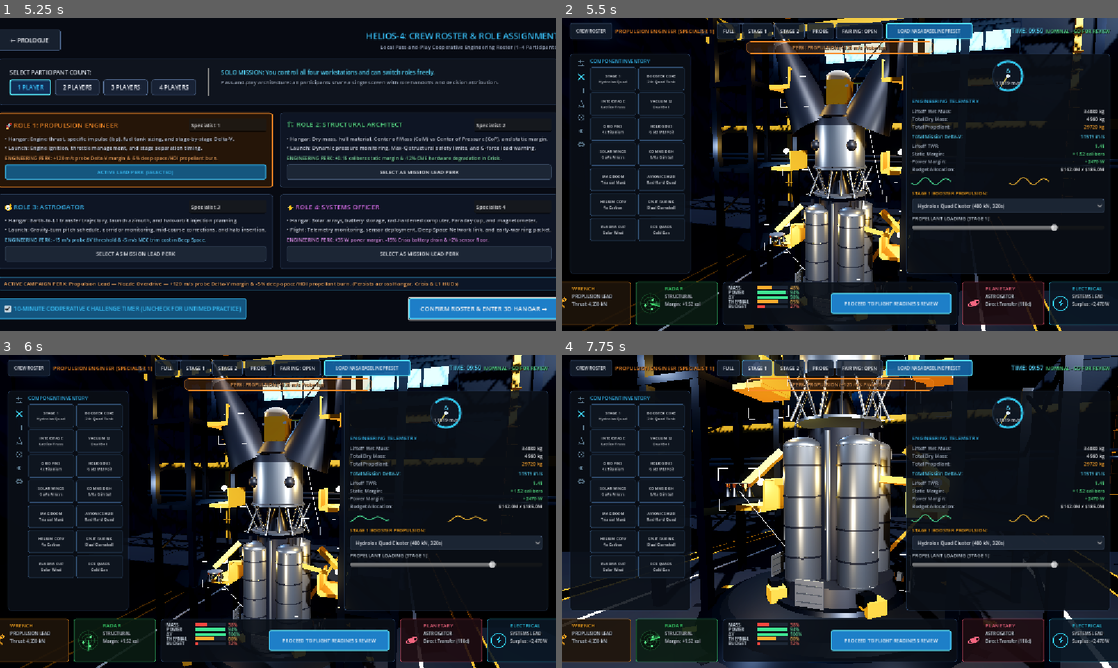
Above: before the commit, frames 1-4 (two rows, left to right).
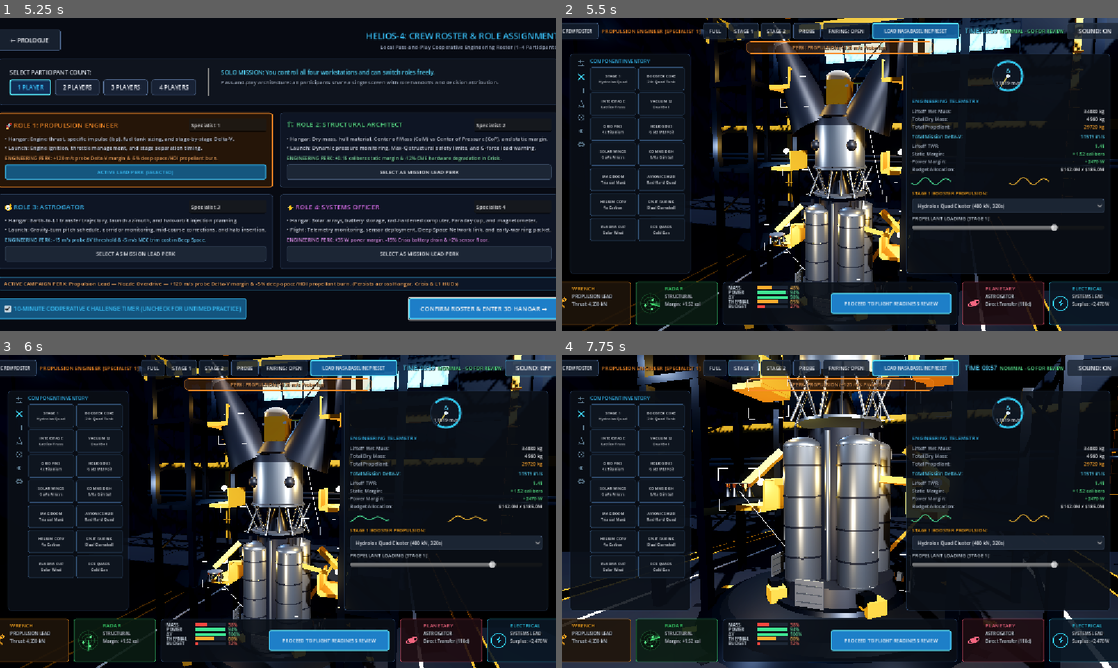
Above: after the commit, the same moments.

Repository: mohammedomarworks/margin-space-mission-game
Game: Godot game, scene res://margin/scenes/main_menu.tscn
Same seed, same stepped clock (60 frames per second), same inputs: the game is played once before the commit and once after it.
Inputs (mouse positions are in pixels of both pictures, inside the frame that each line leads up to):
- Up to frame 1 (5.25 s): click "> 1. NEW CAMPAIGN (HELIOS-4)" at 0.5 s; click "← MAIN MENU" at 1.25 s; click "> 1. NEW CAMPAIGN (HELIOS-4)" at 2 s; click "DONKI REFERENCE CATALOGUE" at 2.75 s; click "ASSIGN 4-OFFICER TEAM →" at 3.5 s; click "✕" at 4.25 s; tap Enter at 5 s; move the mouse to (400, 158) at 5.02 s; hold Right (ui_right) from 5.03 s (still down); tap C at 5.1 s; click (400, 158) at 5.17 s
- Up to frame 2 (5.5 s): keep holding Right (ui_right); tap Space at 5.27 s
- Up to frame 3 (6 s): release Right (ui_right) at 5.75 s; click (533, 367) at 5.75 s, where only the run after the commit has a clickable "SOUND: ON"
- Up to frame 4 (7.75 s): click (1095, 367) at 6.5 s, where only the run after the commit has a clickable "SOUND: OFF"; click "STAGE 1" at 7.25 s

Frame 1 is identical in both runs. In frame 2, 2.0% of the frame differs, in the area x 0-100%, y 1-8%; in frame 3, 1.8%; in frame 4, 2.1%.

Commit message:
feat(audio): Phase 1 procedural WebGL sound engine with Sfx forwarder
- sound_manager.gd: AudioStreamGenerator synth, zero external assets
- UI/hangar ticks, hydraulic clunks, margin warning buzzer
- Countdown beeps, throttle+density-scaled engine roar, MECO/staging/fairing thumps
- Deep-space drone, RCS hiss, radar ping, CME klaxon, victory/failure stings
- Sfx static forwarder so headless --script test suites compile without autoloads
- [SOUND: ON/OFF] toggle attached to TopBar in every scene

Co-authored-by: Perch <agent@perchai.app>
Made-with: Perch

Diff:
--- a/margin/scripts/helios4_debrief_controller.gd
+++ b/margin/scripts/helios4_debrief_controller.gd
@@ -27,6 +27,10 @@
 	theme = MarginTheme.get_theme()
 	_calculate_debrief_score()
 	_populate_ui()
+	if is_success:
+		Sfx.victory_fanfare()
+	else:
+		Sfx.failure_powerdown()
 
 	save_btn.pressed.connect(_on_save_and_complete_pressed)
 	replay_btn.pressed.connect(_on_replay_pressed)
--- a/margin/scripts/helios4_deep_space_controller.gd
+++ b/margin/scripts/helios4_deep_space_controller.gd
@@ -342,6 +342,8 @@
 	_update_telemetry_ui()
 	if transfer_ui:
 		MarginTheme.apply_interactive_polish(transfer_ui)
+		Sfx.attach_hud_toggle(transfer_ui)
+	Sfx.start_space_ambient()
 	if current_subphase == SubPhase.SOLAR_CRISIS_ALERT:
 		_sync_crisis_mode_attitude()
 		_trigger_auto_warp_drop("SOLAR CME DETECTED", Color(0.98, 0.35, 0.20))
@@ -960,6 +962,7 @@
 
 func _enter_solar_crisis() -> void:
 	current_subphase = SubPhase.SOLAR_CRISIS_ALERT
+	Sfx.start_klaxon()
 	_trigger_auto_warp_drop("SOLAR CME DETECTED", Color(0.98, 0.35, 0.18))
 	_set_camera_mode(CamMode.CRISIS_TACTICAL)
 	_sync_crisis_mode_attitude()
@@ -995,6 +998,8 @@
 		equipment_degradation_pct += thermal_overtemp_damage_pct
 		if tactical_crisis_panel:
 			tactical_crisis_panel.visible = false
+		Sfx.stop_klaxon()
+		Sfx.success_chime()
 		_show_advisory("★ SOLAR STORM SUBSIDED: Proton flux below hazard limit. Begin spacecraft recovery.")
 		_update_flight_guidance()
 
@@ -1275,6 +1280,7 @@
 			crisis_choice_comms = option_idx
 			_highlight_choice_btns([btn_comm_opt1, btn_comm_opt2, btn_comm_opt3], option_idx)
 			_sync_crisis_mode_attitude()
+	Sfx.ui_click()
 	_update_telemetry_ui()
 
 func _highlight_choice_btns(btns: Array, active_idx: int) -> void:
--- a/margin/scripts/helios4_hangar_controller.gd
+++ b/margin/scripts/helios4_hangar_controller.gd
@@ -66,6 +66,7 @@
 	_recalculate_and_refresh_ui()
 	if hangar_ui:
 		MarginTheme.apply_interactive_polish(hangar_ui)
+		Sfx.attach_hud_toggle(hangar_ui)
 
 	# Print UI coordinates for automated QA and CDP browser verification
 	get_tree().process_frame.connect(func():
@@ -200,6 +201,7 @@
 
 func _select_component(comp_id: String) -> void:
 	active_component_id = comp_id
+	Sfx.part_attach()
 	print("[Hangar] Selected component: ", comp_id)
 
 	# Update visual highlights on inventory buttons
--- a/margin/scripts/helios4_l1_arrival_controller.gd
+++ b/margin/scripts/helios4_l1_arrival_controller.gd
@@ -242,6 +242,8 @@
 	_load_subphase(current_phase)
 	if arrival_ui:
 		MarginTheme.apply_interactive_polish(arrival_ui)
+		Sfx.attach_hud_toggle(arrival_ui)
+	Sfx.start_space_ambient()
 
 	get_tree().process_frame.connect(func():
 		if action_btn: print("[L1Arrival] CommissionActionBtn center: ", action_btn.get_global_rect().get_center())
@@ -871,6 +873,7 @@
 
 func _load_subphase(phase: SubPhase) -> void:
 	current_phase = phase
+	Sfx.radar_ping()
 
 	match phase:
 		SubPhase.STAGE_A_APPROACH_NAVIGATION:
--- a/margin/scripts/helios4_launch_controller.gd
+++ b/margin/scripts/helios4_launch_controller.gd
@@ -115,6 +115,7 @@
 var pitch_deg: float = 90.0 # 90 = vertical, 0 = horizontal
 var flight_time_s: float = 0.0
 var countdown_s: float = 10.0
+var _last_countdown_sec: int = -1
 var downrange_m: float = 0.0
 
 var s1_fuel_kg: float = 24000.0
@@ -203,6 +204,7 @@
 	_build_callout_banner()
 	if launch_ui:
 		MarginTheme.apply_interactive_polish(launch_ui)
+		Sfx.attach_hud_toggle(launch_ui)
 
 	_init_flight_parameters()
 	_build_launch_environment()
@@ -1628,6 +1630,10 @@
 	if current_phase == FlightPhase.COUNTDOWN:
 		if not countdown_paused:
 			countdown_s -= delta
+			var cd_sec: int = int(ceil(countdown_s))
+			if cd_sec != _last_countdown_sec and cd_sec >= 0:
+				_last_countdown_sec = cd_sec
+				Sfx.countdown_beep(cd_sec <= 3)
 			if countdown_s <= 3.0 and pad_steam_emitter and not pad_steam_emitter.emitting:
 				pad_steam_emitter.emitting = true
 			if countdown_s <= 0.0:
@@ -1639,6 +1645,9 @@
 
 	flight_time_s += delta
 	_update_flight_physics(delta)
+	if current_phase == FlightPhase.ASCENT_STAGE1 or current_phase == FlightPhase.MAX_Q_CORRIDOR or current_phase == FlightPhase.ASCENT_STAGE2:
+		var roar_density: float = clampf(exp(-altitude_m / SCALE_HEIGHT_M), 0.0, 1.0) if altitude_m < 85000.0 else 0.0
+		Sfx.set_engine_level(throttle, roar_density)
 	_update_3d_visuals(delta)
 	_update_ui()
 	_check_phase_transitions()
@@ -1673,6 +1682,8 @@
 		return
 
 	current_phase = FlightPhase.ASCENT_STAGE1
+	Sfx.thump(1.2)
+	Sfx.start_engine_roar()
 	print("[Launch] LIFTOFF OF HELIOS-4! Clamps released. Tower clearance nominal.")
 
 	# Release mechanical hold-down clamps
@@ -1747,6 +1758,7 @@
 			thrust_n = 0.0
 			if plume_smoke_emitter: plume_smoke_emitter.emitting = false
 			_tween_plume_node(main_plumes_node, false, Vector3.ONE, 0.35)
+			Sfx.meco()
 			_show_callout_banner("MECO — STAGE 1 ENGINE CUTOFF • READY FOR SEPARATION [SPACE]", Color(0.98, 0.82, 0.22), 3.6)
 			if not _user_manually_selected_cam:
 				_set_camera_mode(CameraMode.SEPARATION)
@@ -1830,6 +1842,8 @@
 		_tween_plume_node(vacuum_plume_node, false, Vector3.ONE, 0.45)
 		if not _orbit_banner_shown:
 			_orbit_banner_shown = true
+			Sfx.stop_engine_roar()
+			Sfx.success_chime()
 			_show_callout_banner("ORBITAL INSERTION CONFIRMED — 185 KM PARKING ORBIT REACHED", Color(0.35, 0.95, 0.55), 4.0)
 		if not _user_manually_selected_cam:
 			_set_camera_mode(CameraMode.ORBITAL)
@@ -1873,6 +1887,7 @@
 	# Smoothly transition atmospheric -> Stage 2 vacuum engine exhaust
 	_tween_plume_node(main_plumes_node, false, Vector3.ONE, 0.25)
 	_tween_plume_node(vacuum_plume_node, true, Vector3(0.95, 0.88, 0.95), 0.45)
+	Sfx.thump(1.1)
 	_show_callout_banner("STAGE 1 SEPARATED — STAGE 2 VACUUM ENGINE IGNITION", Color(0.35, 0.90, 1.0), 3.4)
 
 	print("[Launch] STAGE SEPARATION CONFIRMED! Stage 1 booster discarded. Stage 2 vacuum engine ignition.")
@@ -1904,6 +1919,7 @@
 	# Expand Stage 2 exhaust bell smoothly into exospheric vacuum
 	if stage1_separated and not orbit_achieved:
 		_tween_plume_node(vacuum_plume_node, true, Vector3(1.28, 1.18, 1.28), 0.55)
+	Sfx.thump(0.75)
 	_show_callout_banner("FAIRING JETTISONED — HELIOS-4 EXPOSED TO EXOSPHERIC VACUUM", Color(0.35, 0.95, 0.65), 3.4)
 
 	print("[Launch] FAIRING JETTISON CONFIRMED! HELIOS-4 solar sentinel probe exposed to vacuum.")
@@ -1927,6 +1943,8 @@
 	if main_plumes_node: main_plumes_node.visible = false
 	if vacuum_plume_node: vacuum_plume_node.visible = false
 	if vapor_cone_node: vapor_cone_node.visible = false
+	Sfx.stop_engine_roar()
+	Sfx.failure_powerdown()
 	print("[Launch] *** MISSION ABORT / LAUNCH FAILURE: %s ***" % reason)
 	_show_abort_modal(reason)
 
--- a/margin/scripts/main_menu_controller.gd
+++ b/margin/scripts/main_menu_controller.gd
@@ -15,6 +15,7 @@
 	if menu_ui:
 		menu_ui.theme = MarginTheme.get_theme()
 		MarginTheme.apply_interactive_polish(menu_ui)
+		Sfx.attach_hud_toggle(menu_ui)
 	# Configure default 3D spacecraft for title display
 	var default_cfg = ComponentDatabase.get_default_configuration()
 	# Equip DSCOVR plasma boom if available for title display
@@ -62,6 +63,7 @@
 		continue_btn.tooltip_text = "Start a New Campaign to begin."
 
 func _on_new_campaign_pressed() -> void:
+	Sfx.ui_click()
 	print("[MainMenu] Launching New HELIOS-4 Campaign!")
 	Helios4CampaignData.reset_campaign()
 	Helios4CampaignData.load_stage(Helios4CampaignData.Stage.PROLOGUE, get_tree())
--- /dev/null
+++ b/margin/scripts/sfx.gd
@@ -0,0 +1,66 @@
+class_name Sfx
+extends RefCounted
+
+# ==============================================================================
+# MARGIN — SOUND FORWARDER
+# Controllers call Sfx.* instead of touching the SoundManager autoload directly.
+# Two reasons:
+#   1. `godot --headless --script test.gd` does NOT register autoloads, so a
+#      direct `SoundManager.` reference fails to compile inside test suites.
+#   2. If the autoload is missing for any reason at runtime, audio silently
+#      no-ops instead of taking the scene down.
+# ==============================================================================
+
+static func _mgr() -> Node:
+	var tree := Engine.get_main_loop() as SceneTree
+	if tree == null:
+		return null
+	var root := tree.root
+	if root == null:
+		return null
+	return root.get_node_or_null("SoundManager")
+
+
+static func play(method: String, args: Array = []) -> void:
+	var m := _mgr()
+	if m != null and m.has_method(method):
+		m.callv(method, args)
+
+
+static func call_ret(method: String, args: Array = []) -> Variant:
+	var m := _mgr()
+	if m != null and m.has_method(method):
+		return m.callv(method, args)
+	return null
+
+
+# --- Convenience wrappers used by the scene controllers ---
+
+static func ui_hover() -> void: play("play_ui_hover")
+static func ui_click() -> void: play("play_ui_click")
+static func ui_back() -> void: play("play_ui_back")
+static func part_attach() -> void: play("play_part_attach")
+static func part_detach() -> void: play("play_part_detach")
+static func warning_buzzer() -> void: play("play_warning_buzzer")
+static func success_chime() -> void: play("play_success_chime")
+
+static func countdown_beep(is_final: bool = false) -> void: play("play_countdown_beep", [is_final])
+static func telemetry_tick() -> void: play("play_telemetry_tick")
+static func start_engine_roar() -> void: play("start_engine_roar")
+static func set_engine_level(throttle: float, density: float) -> void:
+	play("set_engine_level", [throttle, density])
+static func stop_engine_roar() -> void: play("stop_engine_roar")
+static func thump(intensity: float = 1.0) -> void: play("play_thump", [intensity])
+static func meco() -> void: play("play_meco")
+
+static func start_space_ambient() -> void: play("start_space_ambient")
+static func stop_space_ambient() -> void: play("stop_space_ambient")
+static func rcs_hiss() -> void: play("play_rcs_hiss")
+static func radar_ping() -> void: play("play_radar_ping")
+static func start_klaxon() -> void: play("start_klaxon")
+static func stop_klaxon() -> void: play("stop_klaxon")
+static func victory_fanfare() -> void: play("play_victory_fanfare")
+static func failure_powerdown() -> void: play("play_failure_powerdown")
+
+static func attach_hud_toggle(root_ui: Control) -> Button:
+	return call_ret("attach_hud_toggle", [root_ui]) as Button
--- /dev/null
+++ b/margin/scripts/sound_manager.gd
@@ -0,0 +1,510 @@
+extends Node
+
+# ==============================================================================
+# MARGIN — PROCEDURAL WEB-SAFE SOUND ENGINE
+# Zero external assets. Every sound is synthesized at runtime into a single
+# AudioStreamGenerator buffer, so it works identically in WebGL, desktop and
+# headless test runs (headless simply produces no audio device).
+#
+# Architecture:
+#   One AudioStreamPlayer + AudioStreamGenerator at 22.05 kHz.
+#   A flat voice list is mixed per-frame in _process() and pushed as
+#   PackedVector2Array frames. Voices are cheap oscillator / filtered-noise
+#   units with ADSR envelopes, so dozens can run at once.
+# ==============================================================================
+
+const MIX_RATE: float = 22050.0
+const BUFFER_LENGTH: float = 0.12
+
+# --- Voice kinds ---
+const KIND_TONE: String = "tone"
+const KIND_NOISE: String = "noise"
+
+var muted: bool = false
+var master_gain: float = 0.85
+
+var _player: AudioStreamPlayer = null
+var _playback: AudioStreamGeneratorPlayback = null
+var _voices: Array = []
+var _engine_voice = null
+var _ambient_voice = null
+var _klaxon_voice = null
+var _available: bool = false
+
+
+class Voice:
+	extends RefCounted
+
+	var kind: String = "tone"
+	var wave: String = "sine"
+	var freq: float = 440.0
+	var freq_end: float = 440.0
+	var amp: float = 0.25
+	var attack: float = 0.004
+	var decay: float = 0.08
+	var sustain: float = 0.0
+	var release: float = 0.12
+	var duration: float = 0.2
+	var loop: bool = false
+	var alive: bool = true
+
+	# Noise shaping
+	var lp_coeff: float = 0.25
+	var _lp_state: float = 0.0
+
+	# Runtime
+	var t: float = 0.0
+	var phase: float = 0.0
+	var gain_scale: float = 1.0
+	var gain_target: float = 1.0
+	var gain_smooth: float = 6.0
+
+	# Optional tremolo (klaxon pulsing)
+	var tremolo_hz: float = 0.0
+	var tremolo_depth: float = 0.0
+
+	func sample(dt: float) -> float:
+		if not alive:
+			return 0.0
+
+		# Smoothly approach the requested gain (used for throttle-linked roar)
+		gain_scale = lerpf(gain_scale, gain_target, clampf(gain_smooth * dt, 0.0, 1.0))
+
+		# Envelope
+		var env: float = 0.0
+		if loop:
+			env = 1.0
+		elif t < attack:
+			env = t / maxf(attack, 0.0001)
+		elif t < attack + decay:
+			var k: float = (t - attack) / maxf(decay, 0.0001)
+			env = lerpf(1.0, sustain, k)
+		elif t < duration:
+			env = sustain
+		else:
+			var r: float = (t - duration) / maxf(release, 0.0001)
+			env = sustain * (1.0 - r)
+			if r >= 1.0:
+				alive = false
+				return 0.0
+
+		# Frequency sweep
+		var f: float = freq
+		if not is_equal_approx(freq, freq_end) and duration > 0.0:
+			f = lerpf(freq, freq_end, clampf(t / duration, 0.0, 1.0))
+
+		phase += TAU * f * dt
+		if phase > TAU:
+			phase = fmod(phase, TAU)
+
+		var raw: float = 0.0
+		if kind == "noise":
+			var n: float = randf_range(-1.0, 1.0)
+			_lp_state += (n - _lp_state) * lp_coeff
+			raw = _lp_state
+		else:
+			match wave:
+				"square":
+					raw = 1.0 if sin(phase) >= 0.0 else -1.0
+				"saw":
+					raw = (phase / TAU) * 2.0 - 1.0
+				"tri":
+					raw = asin(sin(phase)) * (2.0 / PI)
+				_:
+					raw = sin(phase)
+
+		var out_v: float = raw * env * amp * gain_scale
+
+		if tremolo_depth > 0.0 and tremolo_hz > 0.0:
+			var trem: float = 0.5 + 0.5 * sin(TAU * tremolo_hz * t)
+			out_v *= lerpf(1.0 - tremolo_depth, 1.0, trem)
+
+		t += dt
+		return out_v
+
+
+func _ready() -> void:
+	process_mode = Node.PROCESS_MODE_ALWAYS
+	_setup_generator()
+
+
+func _setup_generator() -> void:
+	_player = AudioStreamPlayer.new()
+	_player.name = "ProceduralBus"
+	_player.bus = "Master"
+	var gen := AudioStreamGenerator.new()
+	gen.mix_rate = MIX_RATE
+	gen.buffer_length = BUFFER_LENGTH
+	_player.stream = gen
+	add_child(_player)
+	_player.play()
+	_playback = _player.get_stream_playback() as AudioStreamGeneratorPlayback
+	_available = _playback != null
+	if not _available:
+		print("[Sound] No audio device available (headless). Synth stays silent.")
+
+
+func _process(_delta: float) -> void:
+	if not _available or _playback == null:
+		return
+	var frames: int = _playback.get_frames_available()
+	if frames <= 0:
+		return
+
+	var dt: float = 1.0 / MIX_RATE
+	var buffer := PackedVector2Array()
+	buffer.resize(frames)
+
+	var active: Array = []
+	for v in _voices:
+		if v.alive:
+			active.append(v)
+
+	if active.is_empty():
+		# Feed silence so the generator never starves and clicks.
+		for i in frames:
+			buffer[i] = Vector2.ZERO
+		_playback.push_buffer(buffer)
+		return
+
+	var g: float = 0.0 if muted else master_gain
+	for i in frames:
+		var mix: float = 0.0
+		for v in active:
+			mix += v.sample(dt)
+		# Soft clip to keep the bus clean when many voices stack
+		mix = clampf(mix, -1.0, 1.0)
+		mix = mix - (mix * mix * mix) / 3.0
+		var s: float = mix * g
+		buffer[i] = Vector2(s, s)
+
+	_playback.push_buffer(buffer)
+
+	# Reap dead voices
+	var keep: Array = []
+	for v in _voices:
+		if v.alive:
+			keep.append(v)
+	_voices = keep
+
+
+# ------------------------------------------------------------------------------
+# Voice helpers
+# ------------------------------------------------------------------------------
+
+func _add_voice(v: Voice) -> Voice:
+	_voices.append(v)
+	return v
+
+
+func _tone(freq: float, dur: float, amp: float, wave: String = "sine",
+		attack: float = 0.004, decay: float = 0.05, sustain: float = 0.0,
+		release: float = 0.08, freq_end: float = -1.0) -> Voice:
+	var v := Voice.new()
+	v.kind = KIND_TONE
+	v.wave = wave
+	v.freq = freq
+	v.freq_end = freq if freq_end < 0.0 else freq_end
+	v.duration = dur
+	v.amp = amp
+	v.attack = attack
+	v.decay = decay
+	v.sustain = sustain
+	v.release = release
+	return _add_voice(v)
+
+
+func _noise(dur: float, amp: float, lp: float, attack: float = 0.002,
+		decay: float = 0.06, sustain: float = 0.0, release: float = 0.1) -> Voice:
+	var v := Voice.new()
+	v.kind = KIND_NOISE
+	v.duration = dur
+	v.amp = amp
+	v.lp_coeff = lp
+	v.attack = attack
+	v.decay = decay
+	v.sustain = sustain
+	v.release = release
+	return _add_voice(v)
+
+
+# ------------------------------------------------------------------------------
+# 1. UI & HANGAR
+# ------------------------------------------------------------------------------
+
+func play_ui_hover() -> void:
+	_tone(1580.0, 0.03, 0.10, "sine", 0.002, 0.02, 0.0, 0.03, 2100.0)
+
+
+func play_ui_click() -> void:
+	_tone(880.0, 0.05, 0.16, "square", 0.001, 0.03, 0.0, 0.05, 1320.0)
+	_tone(1760.0, 0.04, 0.07, "sine", 0.001, 0.02, 0.0, 0.04)
+
+
+func play_ui_back() -> void:
+	_tone(660.0, 0.07, 0.13, "square", 0.001, 0.04, 0.0, 0.06, 330.0)
+
+
+# Mechanical hydraulic clunk: low thud + metallic snap transient
+func play_part_attach() -> void:
+	_noise(0.10, 0.30, 0.10, 0.001, 0.05, 0.0, 0.10)
+	_tone(96.0, 0.14, 0.34, "sine", 0.001, 0.06, 0.0, 0.12, 58.0)
+	_tone(2400.0, 0.045, 0.10, "square", 0.001, 0.02, 0.0, 0.04, 1700.0)
+
+
+func play_part_detach() -> void:
+	_noise(0.12, 0.20, 0.14, 0.001, 0.06, 0.0, 0.10)
+	_tone(140.0, 0.12, 0.20, "sine", 0.001, 0.05, 0.0, 0.10, 70.0)
+
+
+func play_warning_buzzer() -> void:
+	_tone(196.0, 0.30, 0.20, "square", 0.004, 0.02, 0.85, 0.08)
+	_tone(146.0, 0.30, 0.14, "saw", 0.004, 0.02, 0.80, 0.08)
+
+
+func play_success_chime() -> void:
+	_tone(784.0, 0.10, 0.14, "sine", 0.003, 0.05, 0.3, 0.10)
+	_tone(1046.5, 0.14, 0.13, "sine", 0.003, 0.05, 0.3, 0.12)
+	_tone(1318.5, 0.18, 0.12, "sine", 0.003, 0.05, 0.3, 0.16)
+
+
+# ------------------------------------------------------------------------------
+# 2. LAUNCH
+# ------------------------------------------------------------------------------
+
+func play_countdown_beep(is_final: bool = false) -> void:
+	if is_final:
+		_tone(1200.0, 0.22, 0.22, "square", 0.002, 0.04, 0.6, 0.12)
+		_tone(1600.0, 0.22, 0.10, "sine", 0.002, 0.04, 0.5, 0.12)
+	else:
+		_tone(880.0, 0.09, 0.16, "square", 0.002, 0.03, 0.4, 0.06)
+
+
+func play_telemetry_tick() -> void:
+	_tone(2200.0, 0.02, 0.05, "sine", 0.001, 0.01, 0.0, 0.02)
+
+
+# Continuous engine roar. Call once, then modulate with set_engine_level().
+func start_engine_roar() -> void:
+	if _engine_voice != null and _engine_voice.alive:
+		return
+	var v := Voice.new()
+	v.kind = KIND_NOISE
+	v.loop = true
+	v.amp = 0.55
+	v.lp_coeff = 0.06
+	v.gain_scale = 0.0
+	v.gain_target = 0.0
+	v.gain_smooth = 3.0
+	_engine_voice = _add_voice(v)
+	# Sub-bass rumble layer
+	var sub := Voice.new()
+	sub.kind = KIND_TONE
+	sub.wave = "sine"
+	sub.freq = 42.0
+	sub.freq_end = 42.0
+	sub.loop = true
+	sub.amp = 0.30
+	sub.gain_scale = 0.0
+	sub.gain_target = 0.0
+	sub.gain_smooth = 3.0
+	_engine_voice.set_meta("sub", _add_voice(sub))
+
+
+# throttle 0..1, density 0..1 (1 = sea level, 0 = vacuum)
+func set_engine_level(throttle: float, density: float) -> void:
+	if _engine_voice == null or not _engine_voice.alive:
+		return
+	var t: float = clampf(throttle, 0.0, 1.0)
+	var d: float = clampf(density, 0.0, 1.0)
+	# Roar is loudest in thick air; vacuum gives a thin, quieter burn
+	_engine_voice.gain_target = t * lerpf(0.22, 1.0, d)
+	_engine_voice.lp_coeff = lerpf(0.03, 0.30, d)
+	_engine_voice.freq = lerpf(60.0, 110.0, d)
+	var sub = _engine_voice.get_meta("sub", null)
+	if sub != null and sub.alive:
+		sub.gain_target = t * lerpf(0.12, 0.55, d)
+		sub.freq = lerpf(38.0, 52.0, d)
+
+
+func stop_engine_roar() -> void:
+	if _engine_voice != null and _engine_voice.alive:
+		_engine_voice.gain_target = 0.0
+		_engine_voice.release = 0.35
+		_engine_voice.duration = _engine_voice.t
+		_engine_voice.loop = false
+		_engine_voice.sustain = 0.0
+		var sub = _engine_voice.get_meta("sub", null)
+		if sub != null and sub.alive:
+			sub.gain_target = 0.0
+			sub.loop = false
+			sub.duration = sub.t
+			sub.sustain = 0.0
+			sub.release = 0.35
+
+
+# Explosive separation thump (MECO / staging / fairing)
+func play_thump(intensity: float = 1.0) -> void:
+	var k: float = clampf(intensity, 0.2, 1.5)
+	_noise(0.28, 0.42 * k, 0.05, 0.001, 0.10, 0.05, 0.24)
+	_tone(70.0, 0.34, 0.40 * k, "sine", 0.001, 0.08, 0.0, 0.28, 34.0)
+	_tone(180.0, 0.10, 0.16 * k, "square", 0.001, 0.03, 0.0, 0.08, 90.0)
+
+
+func play_meco() -> void:
+	play_thump(0.7)
+	_tone(520.0, 0.30, 0.10, "sine", 0.01, 0.10, 0.2, 0.20, 300.0)
+
+
+# ------------------------------------------------------------------------------
+# 3. SPACE & CRISIS
+# ------------------------------------------------------------------------------
+
+func start_space_ambient() -> void:
+	if _ambient_voice != null and _ambient_voice.alive:
+		return
+	var v := Voice.new()
+	v.kind = KIND_TONE
+	v.wave = "sine"
+	v.freq = 55.0
+	v.freq_end = 55.0
+	v.loop = true
+	v.amp = 0.10
+	v.gain_scale = 0.0
+	v.gain_target = 1.0
+	v.gain_smooth = 0.8
+	v.tremolo_hz = 0.13
+	v.tremolo_depth = 0.35
+	_ambient_voice = _add_voice(v)
+	var shimmer := Voice.new()
+	shimmer.kind = KIND_TONE
+	shimmer.wave = "sine"
+	shimmer.freq = 164.8
+	shimmer.freq_end = 164.8
+	shimmer.loop = true
+	shimmer.amp = 0.030
+	shimmer.gain_scale = 0.0
+	shimmer.gain_target = 1.0
+	shimmer.gain_smooth = 0.5
+	shimmer.tremolo_hz = 0.07
+	shimmer.tremolo_depth = 0.6
+	_ambient_voice.set_meta("shimmer", _add_voice(shimmer))
+
+
+func stop_space_ambient() -> void:
+	var targets: Array = []
+	if _ambient_voice != null:
+		targets.append(_ambient_voice)
+		var shimmer = _ambient_voice.get_meta("shimmer", null)
+		if shimmer != null:
+			targets.append(shimmer)
+	for v in targets:
+		if v != null and v.alive:
+			v.loop = false
+			v.duration = v.t
+			v.sustain = 0.0
+			v.release = 0.8
+			v.gain_target = 0.0
+
+
+func play_rcs_hiss() -> void:
+	_noise(0.22, 0.20, 0.55, 0.006, 0.05, 0.25, 0.16)
+
+
+func play_radar_ping() -> void:
+	_tone(1400.0, 0.16, 0.16, "sine", 0.002, 0.06, 0.15, 0.14, 900.0)
+	_tone(2100.0, 0.10, 0.06, "sine", 0.002, 0.04, 0.0, 0.10)
+
+
+func start_klaxon() -> void:
+	if _klaxon_voice != null and _klaxon_voice.alive:
+		return
+	var v := Voice.new()
+	v.kind = KIND_TONE
+	v.wave = "square"
+	v.freq = 740.0
+	v.freq_end = 520.0
+	v.loop = true
+	v.duration = 0.55
+	v.amp = 0.20
+	v.gain_scale = 0.0
+	v.gain_target = 1.0
+	v.gain_smooth = 8.0
+	v.tremolo_hz = 2.2
+	v.tremolo_depth = 0.55
+	_klaxon_voice = _add_voice(v)
+
+
+func stop_klaxon() -> void:
+	if _klaxon_voice != null and _klaxon_voice.alive:
+		_klaxon_voice.loop = false
+		_klaxon_voice.duration = _klaxon_voice.t
+		_klaxon_voice.sustain = 0.0
+		_klaxon_voice.release = 0.25
+		_klaxon_voice.gain_target = 0.0
+
+
+func play_victory_fanfare() -> void:
+	# Rising major arpeggio with a bright tail
+	var notes: Array = [523.25, 659.25, 783.99, 1046.5]
+	for i in notes.size():
+		var v := _tone(notes[i], 0.16, 0.20, "sine", 0.004, 0.05, 0.5, 0.14)
+		v.t = -0.13 * i
+	_tone(1046.5, 0.55, 0.16, "sine", 0.01, 0.10, 0.45, 0.40)
+	_tone(1567.98, 0.50, 0.09, "sine", 0.01, 0.10, 0.35, 0.40)
+
+
+func play_failure_powerdown() -> void:
+	# Descending detuned power-down with a dying reactor hum
+	_tone(392.0, 0.70, 0.22, "saw", 0.01, 0.20, 0.35, 0.50, 98.0)
+	_tone(196.0, 0.85, 0.16, "square", 0.01, 0.25, 0.30, 0.55, 49.0)
+	_noise(0.60, 0.14, 0.04, 0.02, 0.20, 0.15, 0.45)
+
+
+# ------------------------------------------------------------------------------
+# Mute control
+# ------------------------------------------------------------------------------
+
+func set_muted(value: bool) -> void:
+	muted = value
+	if muted:
+		stop_klaxon()
+
+
+func toggle_mute() -> bool:
+	set_muted(not muted)
+	return muted
+
+
+# Builds a standard [SOUND: ON/OFF] HUD button and wires it to this engine.
+func create_mute_button() -> Button:
+	var btn := Button.new()
+	btn.name = "SoundToggleBtn"
+	btn.text = "SOUND: OFF" if muted else "SOUND: ON"
+	btn.tooltip_text = "Toggle all procedural game audio."
+	btn.focus_mode = Control.FOCUS_NONE
+	btn.custom_minimum_size = Vector2(118, 30)
+	btn.add_theme_font_size_override("font_size", 12)
+	btn.pressed.connect(func() -> void:
+		var now_muted: bool = toggle_mute()
+		btn.text = "SOUND: OFF" if now_muted else "SOUND: ON"
+		if not now_muted:
+			play_ui_click()
+	)
+	return btn
+
+
+# Finds the scene's TopBar and appends the [SOUND: ON/OFF] toggle.
+# Safe to call from any controller _ready(); no-ops if no TopBar exists.
+func attach_hud_toggle(root_ui: Control) -> Button:
+	if root_ui == null:
+		return null
+	var existing := root_ui.find_child("SoundToggleBtn", true, false) as Button
+	if existing != null:
+		return existing
+	var bar := root_ui.find_child("TopBar", true, false) as HBoxContainer
+	if bar == null:
+		return null
+	var btn := create_mute_button()
+	bar.add_child(btn)
+	return btn
--- a/project.godot
+++ b/project.godot
@@ -15,6 +15,10 @@
 config/features=PackedStringArray("4.7", "GL Compatibility")
 config/icon="res://icon.svg"
 
+[autoload]
+
+SoundManager="*res://margin/scripts/sound_manager.gd"
+
 [display]
 
 window/stretch/mode="canvas_items"
